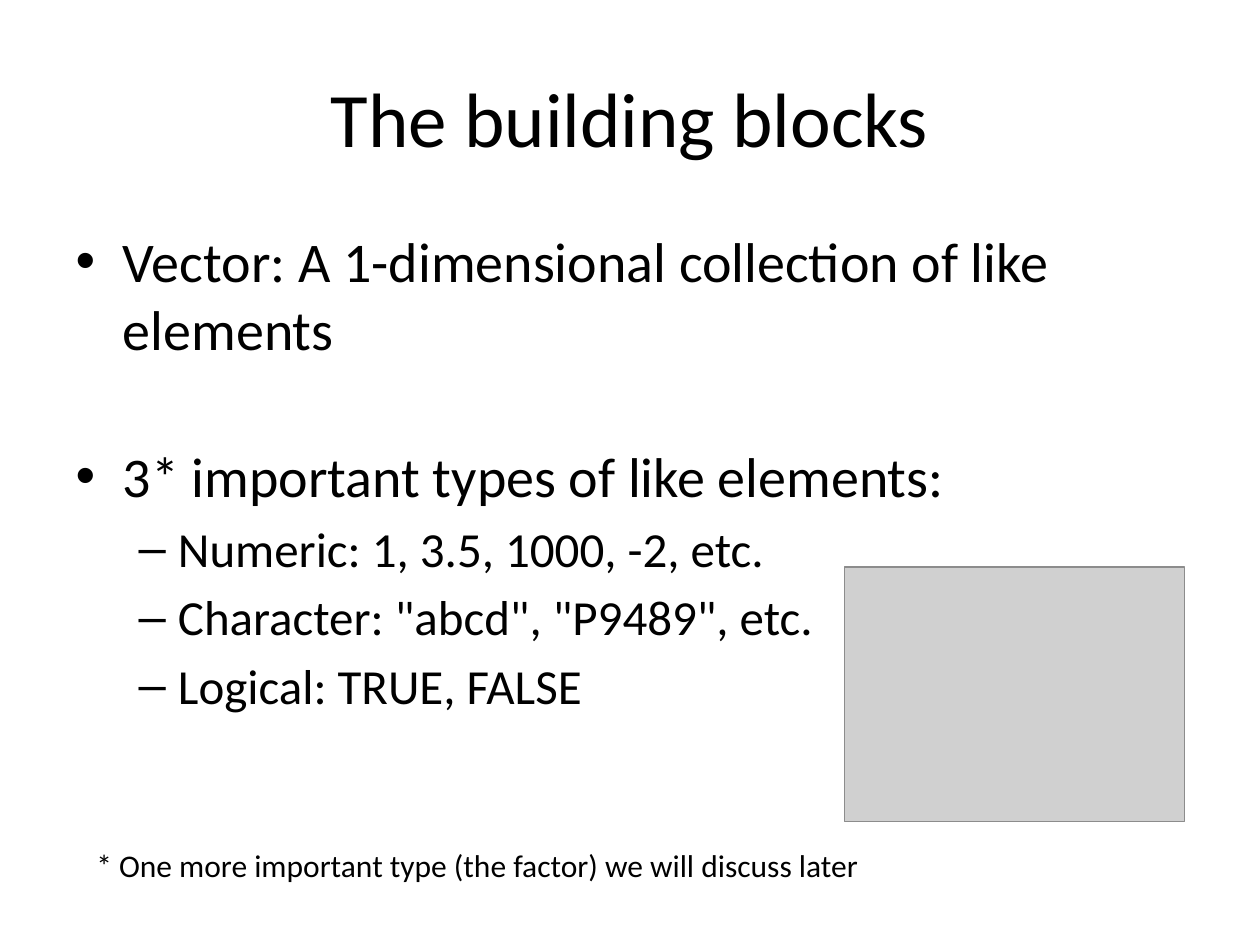
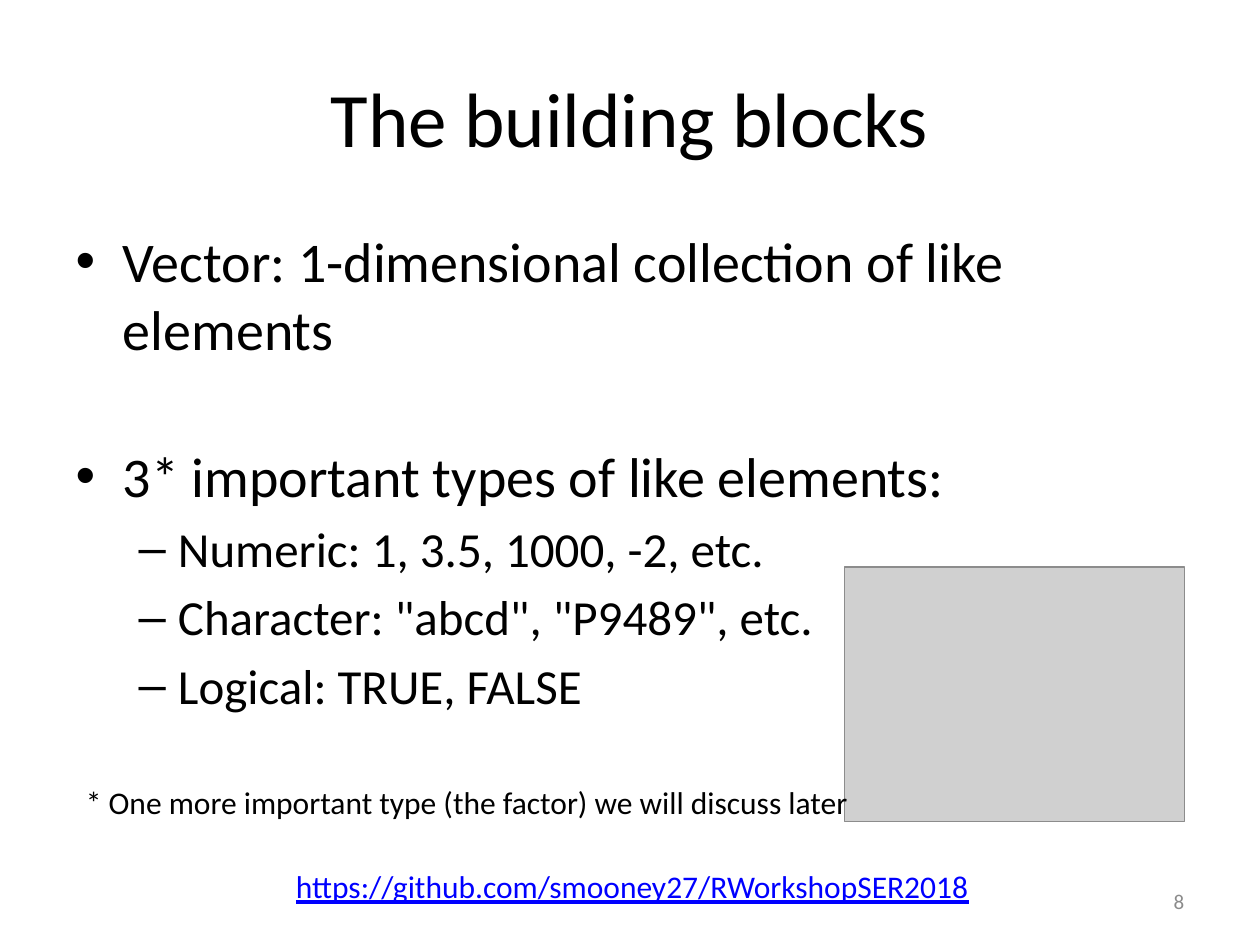
Before and after one commit to smooney27/RWorkshopSER2018, a slide deck: slide 8 of RWorkshopPart1-BasicObjects.pptx (slide 17 before the commit). Drawn at 1260x945 pixels with LibreOffice and Linux fonts; fonts in the diff are those of the drawing; grey boxes stand for pictures. Boxes give left, top, right and bottom in pixels: in the first picture for what was removed or moved away, otherwise in the second. Text is boxed around its words. In the diff, an @@ line names an element or a change of style, - is before the commit and + after.

```diff
--- a/RWorkshopPart1-BasicObjects.pptx
+++ b/RWorkshopPart1-BasicObjects.pptx
@@ text at (123,243,1003,351): text changed @@
-• Vector: A 1-dimensional collection of like elements
+• Vector: 1-dimensional collection of like elements
@@ text "* One more important type ..." rewrapped from (119,854,858,882) to (109,788,847,822) @@
@@ text added at (296,876,968,904), 18 pt, text #0000FF, underline @@
+https://github.com/smooney27/RWorkshopSER2018
@@ page number added at (1174,895,1185,909), 12 pt, text #8C8C8C @@
+8
```
Also in this commit, not shown: 33 other slides changed, 3 slides added, 10 slides removed, 13 other files.
